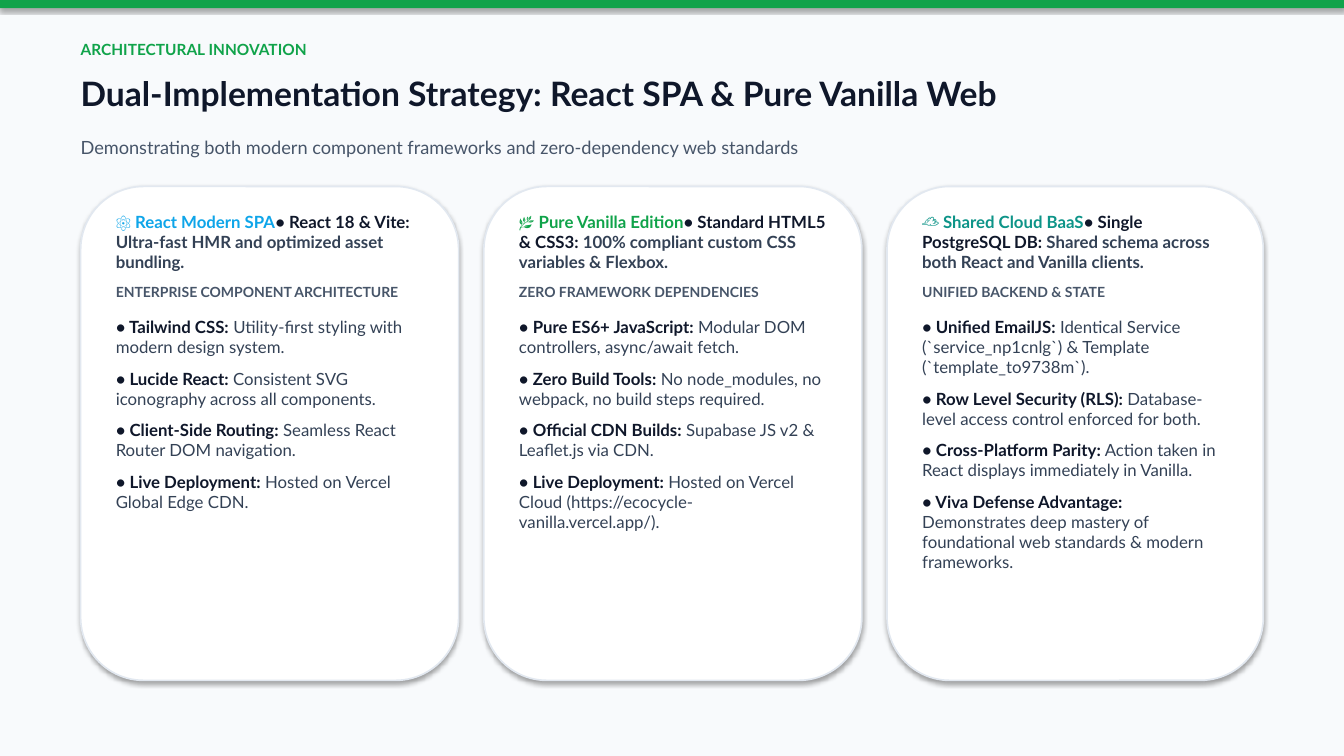
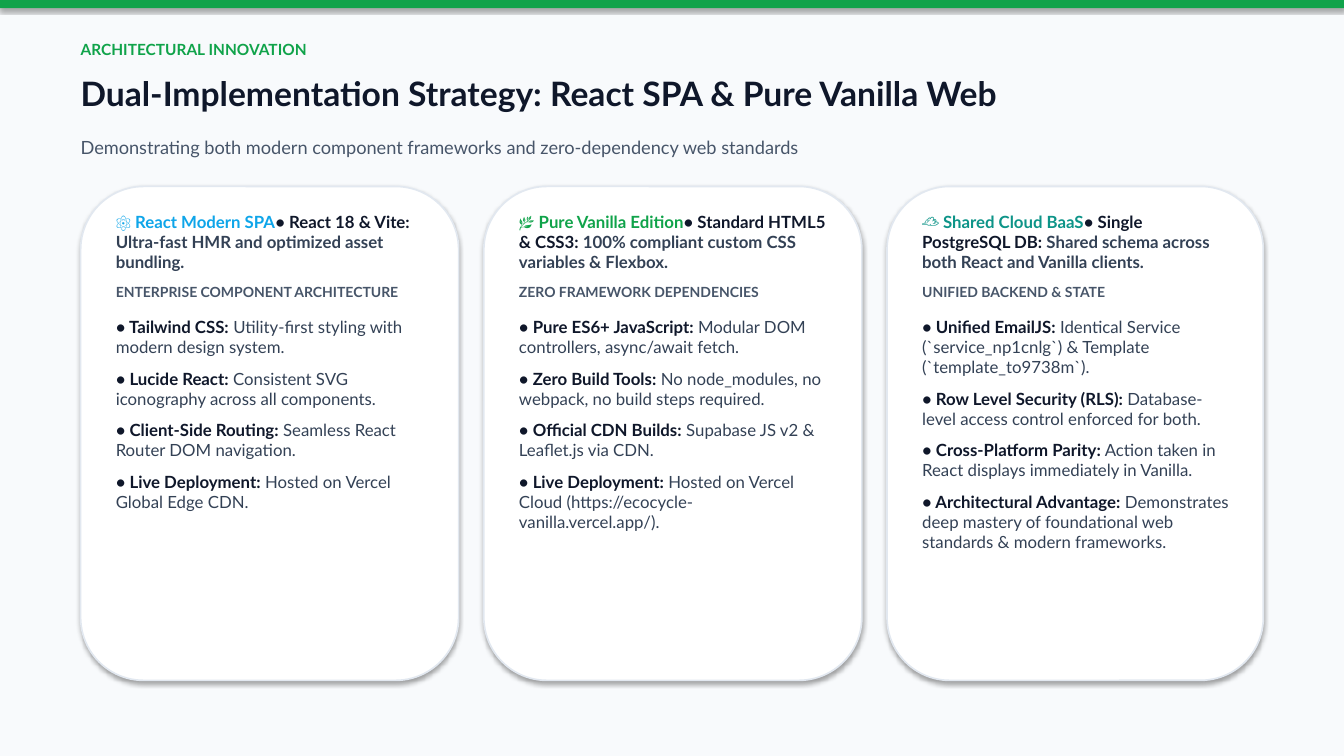
Before and after one commit to chandan-bk/ecocycle-vanilla, a slide deck: slide 6 of EcoCycle_Project_Presentation.pptx. Drawn at 1344x756 pixels with LibreOffice and Linux fonts; fonts in the diff are those of the drawing. Boxes give left, top, right and bottom in pixels: in the first picture for what was removed or moved away, otherwise in the second. Text is boxed around its words. In the diff, an @@ line names an element or a change of style, - is before the commit and + after.

Commit message:
docs: remove viva references, update author to Chandan B K (2nd Sem CSE), and refresh presentation

```diff
--- a/EcoCycle_Project_Presentation.pptx
+++ b/EcoCycle_Project_Presentation.pptx
@@ text at [922, 495, 1229, 548]: text changed @@
-• Viva Defense Advantage: Demonstrates deep mastery of foundational web standards & modern frameworks.
+• Architectural Advantage: Demonstrates deep mastery of foundational web standards & modern frameworks.
```
Also in this commit, not shown: 2 other slides changed, 3 other files.
